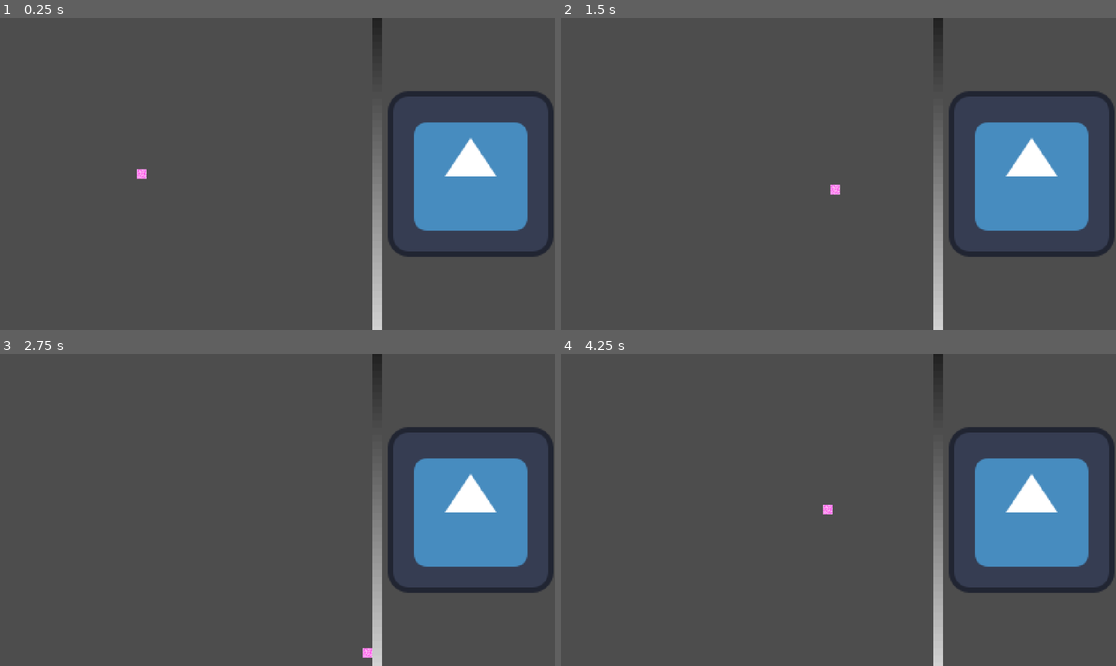
Above: before the commit, frames 1-4 (two rows, left to right).
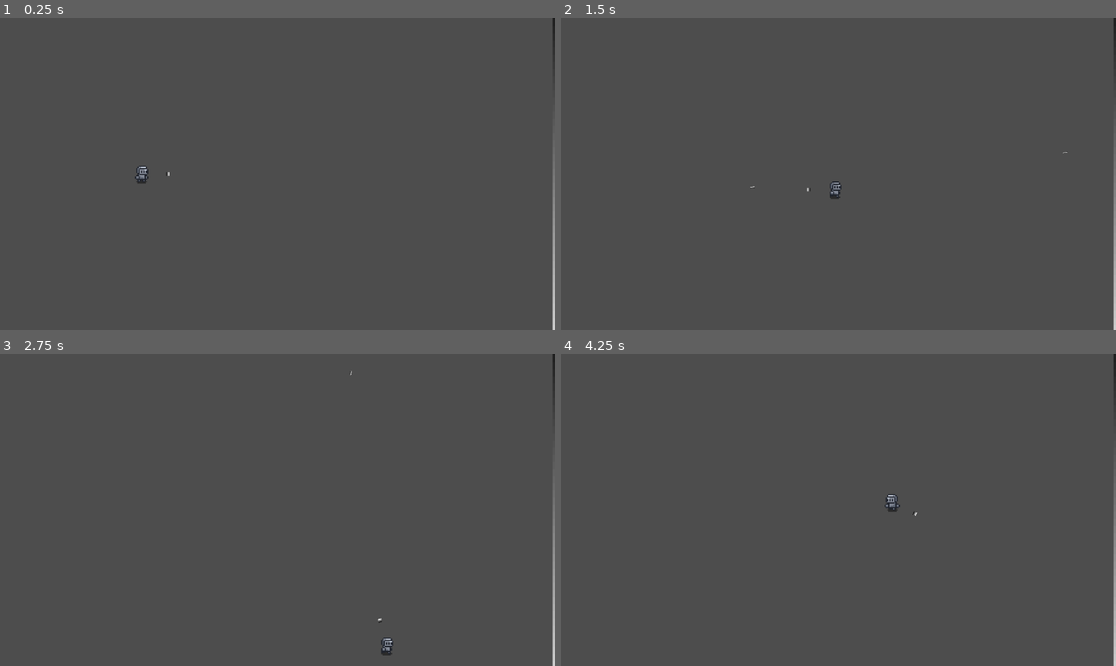
Above: after the commit, the same moments.

Repository: Fishybearr/Global26
Game: Godot game, scene res://root.tscn
Two runs of this game, one before a commit and one after it. Both use one fixed random seed, a clock stepped at 60 frames per second and the inputs below. The engine's default icon, where the game draws it, is replaced by a stand-in: a white triangle on a blue panel in a dark square.
Inputs (mouse positions are in pixels of both pictures, inside the frame that each line leads up to):
- Up to frame 1 (0.25 s): no input
- Up to frame 2 (1.5 s): move the mouse to (960, 158) at 0.52 s; hold D (x_right) 0.53-1.28 s; tap Space (hit_attack) at 0.6, 1.35 s; tap Enter at 1.25 s; move the mouse to (727, 189) at 1.27 s; hold S (y_down) from 1.28 s (still down)
- Up to frame 3 (2.75 s): move the mouse to (333, 441) at 2.02 s; release S (y_down) at 2.03 s; hold D (x_right) from 2.03 s (still down); tap Space (hit_attack) at 2.1 s
- Up to frame 4 (4.25 s): move the mouse to (810, 572) at 2.77 s; release D (x_right) at 2.78 s; hold W (y_up) 2.78-3.53 s; tap Space (hit_attack) at 2.85, 3.6 s; move the mouse to (1005, 556) at 3.52 s; hold A (x_left) from 3.53 s (still down)

The runs differ from the first frame. In frame 1, 11% of the frame differs, in the area x 24-100%, y 0-100%; in frame 2, 11%; in frame 3, 11%; in frame 4, 11%, in the area x 47-100%, y 0-100%.

Commit message:
Update to use new character controller and anims

Diff:
--- a/Player.gd
+++ b/Player.gd
@@ -1,11 +1,14 @@
 extends CharacterBody2D
 
 class_name Player
+
+@onready var animator: AnimatedSprite2D = $AnimatedSprite2D
 
 @export var MAXSPEED := 55
 const ACCELERATION := 5
 const FRICTION := 8
 
+@onready var playerSprite: Sprite2D = $Sprite2D
 
 func _physics_process(delta: float) -> void:
 	var input = Vector2(
@@ -13,15 +16,20 @@
 		Input.get_action_strength("y_down") - Input.get_action_strength("y_up"),
 	).normalized()
 
+	#can update this to handle the flip based on the character's mouse position
+	if input.x > 0:
+		animator.flip_h = false;
+	elif input.x < 0:
+		animator.flip_h = true;
+
+	if input.x != 0 || input.y != 0:
+		animator.play("Walk")
+	else:
+		animator.play("Idle")
+
 	var lerp_weight = delta * (ACCELERATION if input else FRICTION)
 	velocity  = lerp(velocity, input * MAXSPEED, lerp_weight)
 
 	move_and_slide()
 
-	#attack handling
-	if Input.is_action_just_pressed("hit_attack"):
-		HitAttack()
-
-# TODO: add a cooldown to the hit attack
-func HitAttack():
-	print("attack")
+	#look_at(get_global_mouse_position())
--- /dev/null
+++ b/bullet.gd
@@ -0,0 +1,17 @@
+extends RigidBody2D
+
+
+# Called when the node enters the scene tree for the first time.
+func _ready() -> void:
+	pass
+
+# Called every frame. 'delta' is the elapsed time since the previous frame.
+func _process(delta: float) -> void:
+	pass
+
+
+
+
+
+func _on_body_entered(body: Node) -> void:
+	queue_free()
--- /dev/null
+++ b/bullet.tscn
@@ -0,0 +1,28 @@
+[gd_scene format=3 uid="uid://c4nyx8cgmhrny"]
+
+[ext_resource type="Script" uid="uid://lmoc270yp64v" path="res://bullet.gd" id="1_v7oki"]
+
+[sub_resource type="RectangleShape2D" id="RectangleShape2D_rtl8c"]
+size = Vector2(4, 10)
+
+[sub_resource type="Gradient" id="Gradient_rtl8c"]
+
+[sub_resource type="GradientTexture2D" id="GradientTexture2D_v7oki"]
+gradient = SubResource("Gradient_rtl8c")
+
+[node name="Bullet" type="RigidBody2D" unique_id=1776629859]
+gravity_scale = 0.0
+contact_monitor = true
+max_contacts_reported = 1
+script = ExtResource("1_v7oki")
+
+[node name="CollisionShape2D" type="CollisionShape2D" parent="." unique_id=1280938925]
+rotation = 1.5707964
+shape = SubResource("RectangleShape2D_rtl8c")
+
+[node name="Sprite2D" type="Sprite2D" parent="." unique_id=1641325746]
+rotation = 1.5707964
+scale = Vector2(0.04, 0.14)
+texture = SubResource("GradientTexture2D_v7oki")
+
+[connection signal="body_entered" from="." to="." method="_on_body_entered"]
--- /dev/null
+++ b/gun.gd
@@ -0,0 +1,34 @@
+extends Sprite2D
+
+const bullet: PackedScene = preload("res://bullet.tscn")
+
+@export var bullet_force := 50000.0;
+
+@export var can_shoot := true;
+
+@export var bullet_delay:= 0.2;
+
+# Called when the node enters the scene tree for the first time.
+func _ready() -> void:
+	pass # Replace with function body.
+
+
+
+# Called every frame. 'delta' is the elapsed time since the previous frame.
+func _physics_process(delta: float) -> void:
+
+	#set a timer here for shooting cooldown
+	if Input.is_action_just_pressed("hit_attack") && can_shoot:
+		print("shhoting");
+		ShootDelay()
+		var bulletInstance = bullet.instantiate();
+		bulletInstance.global_position = global_position
+		bulletInstance.global_rotation = global_rotation
+		bulletInstance.apply_central_force(bullet_force * Vector2.from_angle(global_rotation))
+		get_tree().get_root().add_child(bulletInstance)
+
+
+func ShootDelay():
+	can_shoot = false
+	await get_tree().create_timer(bullet_delay).timeout
+	can_shoot = true
--- /dev/null
+++ b/pivot_point.gd
@@ -0,0 +1,11 @@
+extends Node2D
+
+
+# Called when the node enters the scene tree for the first time.
+func _ready() -> void:
+	pass # Replace with function body.
+
+
+# Called every frame. 'delta' is the elapsed time since the previous frame.
+func _process(delta: float) -> void:
+	look_at(get_global_mouse_position())
--- a/player.tscn
+++ b/player.tscn
@@ -1,26 +1,82 @@
 [gd_scene format=3 uid="uid://4i0e8kpdmll3"]
 
 [ext_resource type="Script" uid="uid://bnwpeqa4xtyv4" path="res://Player.gd" id="1_4flbx"]
+[ext_resource type="Texture2D" uid="uid://xtt7ajmao1n6" path="res://Mini_Dungeon_v1.0/Characters/PlayerV3.png" id="2_onrkg"]
 
 [sub_resource type="RectangleShape2D" id="RectangleShape2D_pyidc"]
+size = Vector2(17, 20)
 
-[sub_resource type="Gradient" id="Gradient_vvh5c"]
-colors = PackedColorArray(0.99999994, 0.13797432, 0.8915109, 1, 1, 1, 1, 1)
+[sub_resource type="AtlasTexture" id="AtlasTexture_onrkg"]
+atlas = ExtResource("2_onrkg")
+region = Rect2(0, 16, 48, 16)
 
-[sub_resource type="FastNoiseLite" id="FastNoiseLite_28aoi"]
+[sub_resource type="AtlasTexture" id="AtlasTexture_i3pqv"]
+atlas = ExtResource("2_onrkg")
+region = Rect2(48, 16, 48, 16)
 
-[sub_resource type="NoiseTexture2D" id="NoiseTexture2D_jnlp7"]
-noise = SubResource("FastNoiseLite_28aoi")
-color_ramp = SubResource("Gradient_vvh5c")
+[sub_resource type="AtlasTexture" id="AtlasTexture_hqtel"]
+atlas = ExtResource("2_onrkg")
+region = Rect2(0, 32, 48, 16)
+
+[sub_resource type="AtlasTexture" id="AtlasTexture_sweqy"]
+atlas = ExtResource("2_onrkg")
+region = Rect2(96, 32, 48, 16)
+
+[sub_resource type="AtlasTexture" id="AtlasTexture_2hs0m"]
+atlas = ExtResource("2_onrkg")
+region = Rect2(144, 32, 48, 16)
+
+[sub_resource type="SpriteFrames" id="SpriteFrames_1jxqw"]
+animations = [{
+"frames": [{
+"duration": 1.0,
+"texture": SubResource("AtlasTexture_onrkg")
+}, {
+"duration": 1.0,
+"texture": SubResource("AtlasTexture_i3pqv")
+}],
+"loop": true,
+"name": &"Idle",
+"speed": 2.0
+}, {
+"frames": [{
+"duration": 1.0,
+"texture": SubResource("AtlasTexture_hqtel")
+}, {
+"duration": 1.0,
+"texture": SubResource("AtlasTexture_sweqy")
+}, {
+"duration": 1.0,
+"texture": SubResource("AtlasTexture_2hs0m")
+}],
+"loop": true,
+"name": &"Walk",
+"speed": 5.0
+}, {
+"frames": [],
+"loop": true,
+"name": &"default",
+"speed": 5.0
+}]
 
 [node name="Player" type="CharacterBody2D" unique_id=197392079]
+scale = Vector2(2.4724493, 2.4724493)
 script = ExtResource("1_4flbx")
 MAXSPEED = 400
 
 [node name="CollisionShape2D" type="CollisionShape2D" parent="." unique_id=792979653]
+position = Vector2(0.5, 0)
 shape = SubResource("RectangleShape2D_pyidc")
 
 [node name="Sprite2D" type="Sprite2D" parent="." unique_id=2012869443]
-position = Vector2(-1.937151e-07, 0.11999879)
-scale = Vector2(0.039062504, 0.03953125)
-texture = SubResource("NoiseTexture2D_jnlp7")
+visible = false
+scale = Vector2(1, 1.026)
+texture = ExtResource("2_onrkg")
+region_enabled = true
+region_rect = Rect2(0, -32.890526, 240, 178.67395)
+
+[node name="AnimatedSprite2D" type="AnimatedSprite2D" parent="." unique_id=2081661987]
+position = Vector2(0.5, 0)
+sprite_frames = SubResource("SpriteFrames_1jxqw")
+animation = &"Walk"
+frame_progress = 0.5653422
--- a/root.tscn
+++ b/root.tscn
@@ -1,7 +1,13 @@
 [gd_scene format=3 uid="uid://jwxcpmwgi3o4"]
 
 [ext_resource type="PackedScene" uid="uid://4i0e8kpdmll3" path="res://player.tscn" id="1_pq8q7"]
-[ext_resource type="Texture2D" uid="uid://cwbh6sfm7f77e" path="res://icon.svg" id="2_pyidc"]
+[ext_resource type="Script" uid="uid://bsjoamx2akn4o" path="res://gun.gd" id="3_28aoi"]
+[ext_resource type="Script" uid="uid://dkuxvb6bcwwcw" path="res://pivot_point.gd" id="3_vvh5c"]
+
+[sub_resource type="Gradient" id="Gradient_vvh5c"]
+
+[sub_resource type="GradientTexture2D" id="GradientTexture2D_28aoi"]
+gradient = SubResource("Gradient_vvh5c")
 
 [sub_resource type="RectangleShape2D" id="RectangleShape2D_pq8q7"]
 size = Vector2(1251, 20)
@@ -15,6 +21,15 @@
 
 [node name="Player" parent="." unique_id=197392079 instance=ExtResource("1_pq8q7")]
 position = Vector2(-282, 0)
+
+[node name="StaticBody2D" type="StaticBody2D" parent="Player" unique_id=578346848]
+script = ExtResource("3_vvh5c")
+
+[node name="GunPoint" type="Sprite2D" parent="Player/StaticBody2D" unique_id=1087744439]
+position = Vector2(22.000004, 0)
+scale = Vector2(0.045, 0.045)
+texture = SubResource("GradientTexture2D_28aoi")
+script = ExtResource("3_28aoi")
 
 [node name="Env" type="Node" parent="." unique_id=2086653968]
 
@@ -40,7 +55,7 @@
 shape = SubResource("RectangleShape2D_pq8q7")
 
 [node name="StaticBody2D4" type="StaticBody2D" parent="Env" unique_id=889109934]
-position = Vector2(-124, 159)
+position = Vector2(250, 171)
 rotation = 1.5707964
 
 [node name="CollisionShape2D" type="CollisionShape2D" parent="Env/StaticBody2D4" unique_id=331353552]
@@ -53,8 +68,3 @@
 texture = SubResource("GradientTexture2D_vvh5c")
 
 [node name="Camera2D" type="Camera2D" parent="." unique_id=1800094761]
-
-[node name="Sprite2D" type="Sprite2D" parent="." unique_id=490582138]
-position = Vector2(401.00003, 0)
-scale = Vector2(2.685, 2.685)
-texture = ExtResource("2_pyidc")
Binary file added: Mini_Dungeon_v1.0/Characters/Player.png
Not shown, added: Mini_Dungeon_v1.0/Characters/Player.png.import
Binary file added: Mini_Dungeon_v1.0/Characters/PlayerV2.png
Not shown, added: Mini_Dungeon_v1.0/Characters/PlayerV2.png.import
Binary file added: Mini_Dungeon_v1.0/Characters/PlayerV3.png
Not shown, added: Mini_Dungeon_v1.0/Characters/PlayerV3.png.import
Binary file added: Mini_Dungeon_v1.0/Characters/Slime.png
Not shown, added: Mini_Dungeon_v1.0/Characters/Slime.png.import
Binary file added: Mini_Dungeon_v1.0/Characters/SlimeV2.png
Not shown, added: Mini_Dungeon_v1.0/Characters/SlimeV2.png.import
Binary file added: Mini_Dungeon_v1.0/Characters/Wizard.png
Not shown, added: Mini_Dungeon_v1.0/Characters/Wizard.png.import
(and 83 more such lines)
